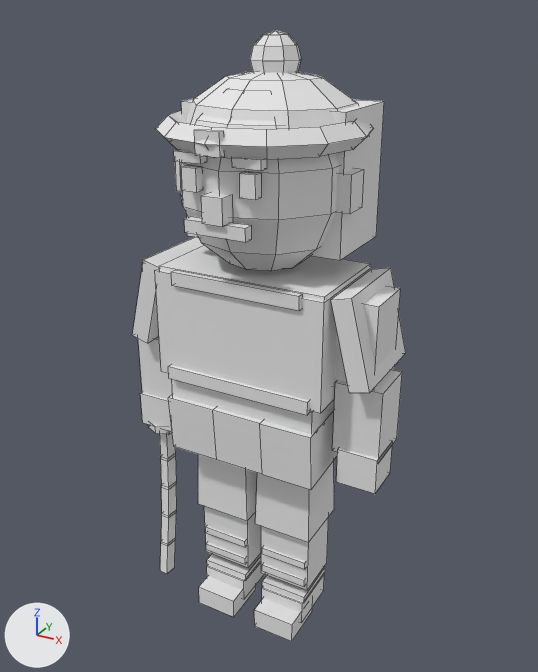
A saved change to the Blender file art_source/blender/units/blend/japanese/swordsman.blend.
Both versions are drawn from a 50 mm camera at (0.993, -1.783, 1.882) aimed at (-0.016, 0.051, 0.964). The lights are fixed; the arrows at lower left show +X, +Y and +Z. The picture after the commit comes second. Mesh edges are drawn as thin lines.

Names of what the first picture shows: 'Body'.
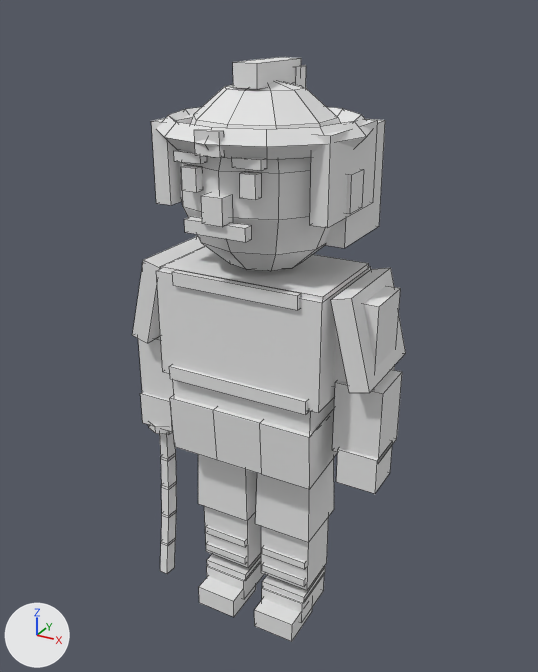
The newer file is also rescaled (x0.96) as a whole; pictures and numbers use the older file's frame.

Boxes [x1, y1, x2, y2] around the edits, measured in the pictures (538 x 672 px):
'Body', reshaped: before [132, 30, 406, 641]; after [132, 57, 406, 641]
part 1 of me_body, added: after [323, 119, 385, 248]
part 2 of me_body, added: after [310, 119, 378, 227]
part 3 of me_body, added: after [151, 114, 194, 205]
part 4 of me_body, added: after [233, 57, 301, 89]
part 5 of me_body, added (mostly hidden): after [292, 65, 306, 88]
part 6 of me_body, deleted: before [250, 30, 301, 73]
part 7 of me_body, deleted: before [187, 71, 369, 138]
part 8 of me_body, deleted: before [181, 99, 384, 260]

The change, as a list of edits to the scene's bpy script:
```text
Change me_body:
    used by ob_body; location = (0.0, 0.0, 0.0)
    remove me_body.from_pydata(...)  # 591 vertices, 505 faces; spans x -0.41..0.41, y -0.29..0.36, z 0.0..1.83
    add me_body.from_pydata(...)  # 550 vertices, 450 faces; spans x -0.41..0.41, y -0.29..0.36, z 0.0..1.76
    me_body part 1: a new loose piece, a box spanning x -0.25..0.25, y -0.02..0.24, z 1.3..1.6, in mat_pe_unitpalette (its picture is missing)
    me_body part 2: a new loose piece, a box spanning x 0.21..0.26, y -0.15..0.15, z 1.39..1.61, in mat_pe_unitpalette (its picture is missing)
    me_body part 3: a new loose piece, a box spanning x -0.26..-0.21, y -0.15..0.15, z 1.39..1.61, in mat_pe_unitpalette (its picture is missing)
    me_body part 4: a new loose piece, a box spanning x -0.035..0.035, y -0.1..0.14, z 1.7..1.76, in mat_pe_unitpalette (its picture is missing)
    me_body part 5: a new loose piece, a box spanning x -0.04..0.04, y 0.1..0.16, z 1.66..1.74, in mat_pe_unitpalette (its picture is missing)
    me_body part 6: the loose piece of 42 vertices spanning x -0.07..0.07, y -0.01..0.13, z 1.69..1.83 is deleted
    me_body part 7: the loose piece of 31 vertices spanning x -0.25..0.25, y -0.2..0.3, z 1.57..1.74 is deleted
    me_body part 8: the loose piece of 8 vertices spanning x -0.25..0.25, y -0.03..0.23, z 1.27..1.65 is deleted
```
